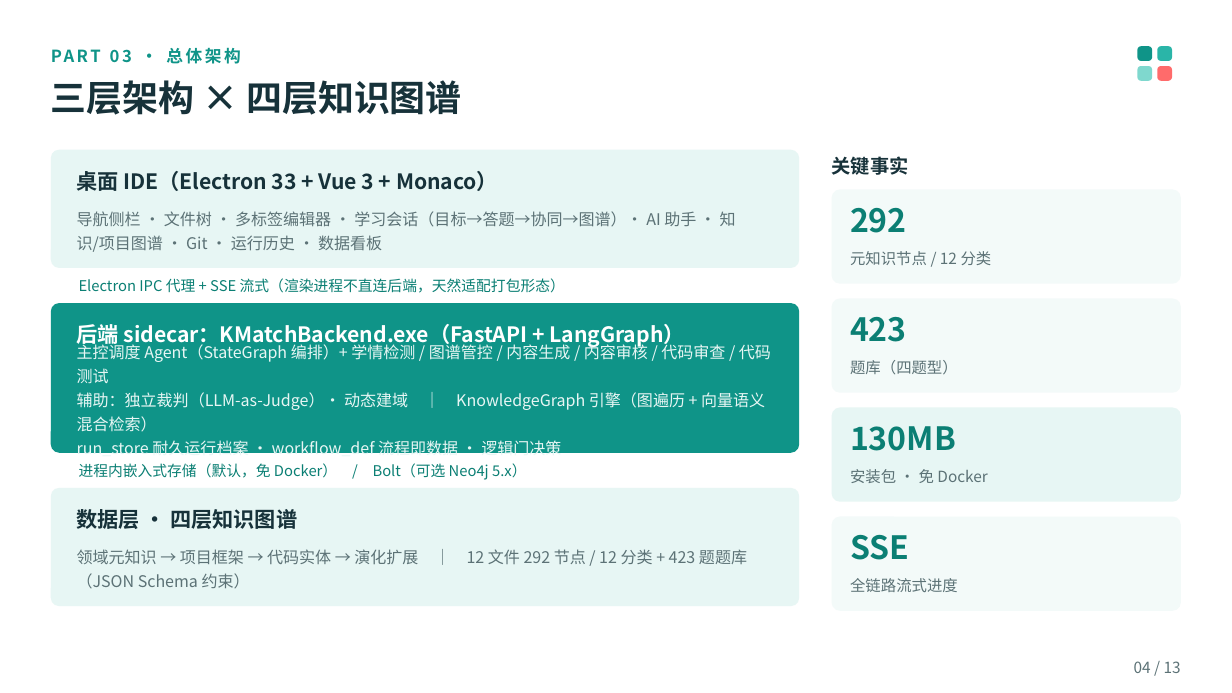
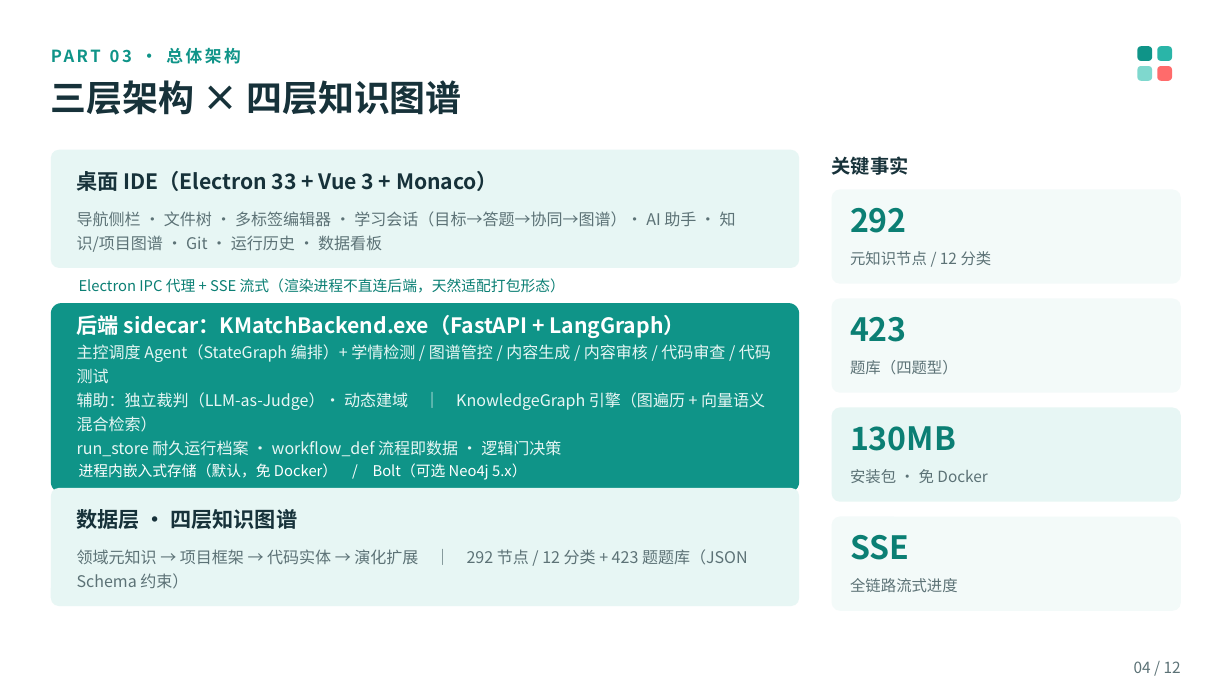
Before and after one commit to origin0722/KMatch-Desktop, a slide deck: slide 4 of docs/比赛提交/项目介绍.pptx. Drawn at 1232x693 pixels with LibreOffice and Linux fonts; fonts in the diff are those of the drawing. Boxes give left, top, right and bottom in pixels: in the first picture for what was removed or moved away, otherwise in the second. Text is boxed around its words. In the diff, an @@ line names an element or a change of style, - is before the commit and + after.

```diff
--- a/docs/比赛提交/项目介绍.pptx
+++ b/docs/比赛提交/项目介绍.pptx
@@ rounded rectangle resized from (x1=51, y1=303, x2=799, y2=453) to (x1=51, y1=303, x2=799, y2=493) @@
@@ text "后端 sidecar：KMatchBackend.exe（FastAPI + LangGraph）" rewrapped from (x1=77, y1=321, x2=685, y2=348) to (x1=77, y1=315, x2=685, y2=338) @@
@@ text "进程内嵌入式存储（默认，免 Docker） / Bolt（可选 Neo4j ..." at (x1=79, y1=463, x2=526, y2=480): text colour #0B7F74 to #FFFFFF @@
@@ text at (x1=77, y1=549, x2=748, y2=589): text changed @@
-领域元知识 → 项目框架 → 代码实体 → 演化扩展 ｜ 12 文件 292 节点 / 12 分类 + 423 题题库（JSON Schema 约束）
+领域元知识 → 项目框架 → 代码实体 → 演化扩展 ｜ 292 节点 / 12 分类 + 423 题题库（JSON Schema 约束）
@@ text at (x1=1134, y1=661, x2=1181, y2=673): text changed @@
-04 / 13
+04 / 12
```
Also in this commit, not shown: 10 other slides changed, 1 slide removed, 15 other files.
